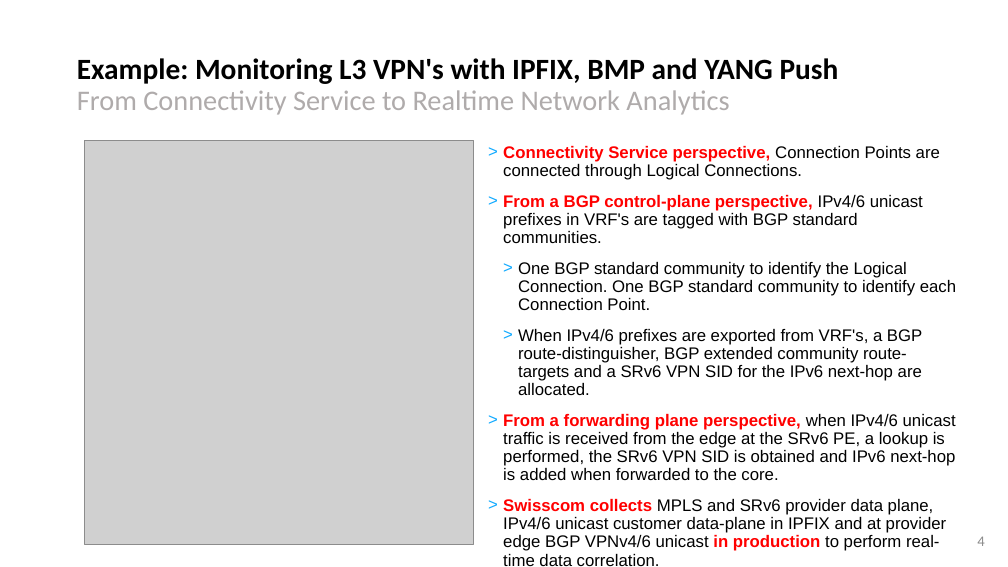
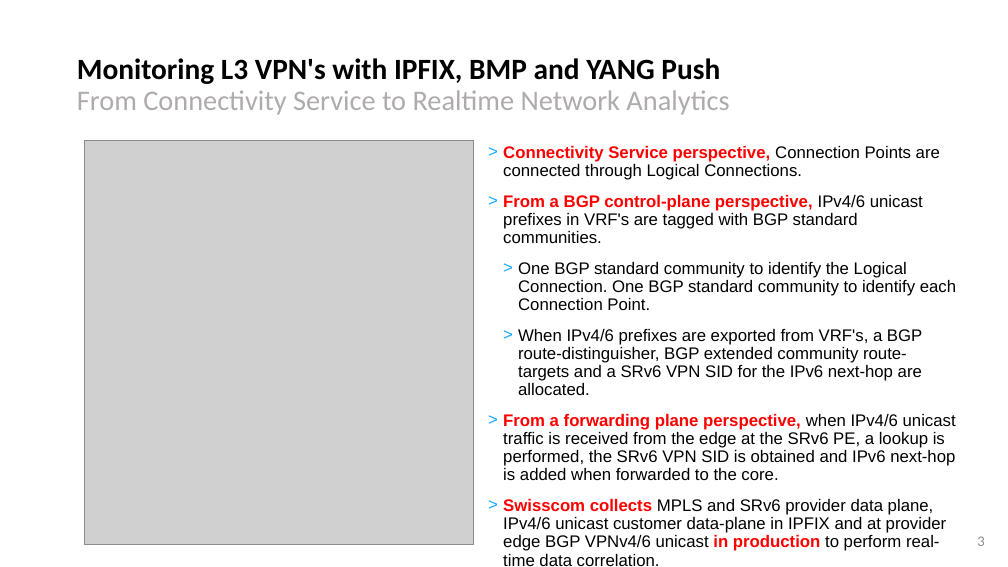
Before and after one commit to network-analytics/ietf-network-analytics-document-status, a slide deck: slide 3 of 121/NMOP/nmop-interim-swisscom-network-analytics-network-incident-postmortem.pptx (slide 4 before the commit). Drawn at 1008x567 pixels with LibreOffice and Linux fonts; fonts in the diff are those of the drawing; grey boxes stand for pictures. Boxes give left, top, right and bottom in pixels: in the first picture for what was removed or moved away, otherwise in the second. Text is boxed around its words. In the diff, an @@ line names an element or a change of style, - is before the commit and + after.

```diff
--- a/121/NMOP/nmop-interim-swisscom-network-analytics-network-incident-postmortem.pptx
+++ b/121/NMOP/nmop-interim-swisscom-network-analytics-network-incident-postmortem.pptx
@@ title at <box>77,58,729,115</box>: text changed; size 28 to 27 pt; text colour #000000 to #AFABAB; bold off @@
-Example: Monitoring L3 VPN's with IPFIX, BMP and YANG Push
-From Connectivity Service to Realtime Network Analytics
+Monitoring L3 VPN's with IPFIX, BMP and YANG Push
+From Connectivity Service to Realtime Network Analytics
@@ page number at <box>977,536,984,546</box>: text changed @@
-4
+3
```
Also in this commit, not shown: 4 other slides changed, 12 slides added, 7 slides removed, 1 other file.
